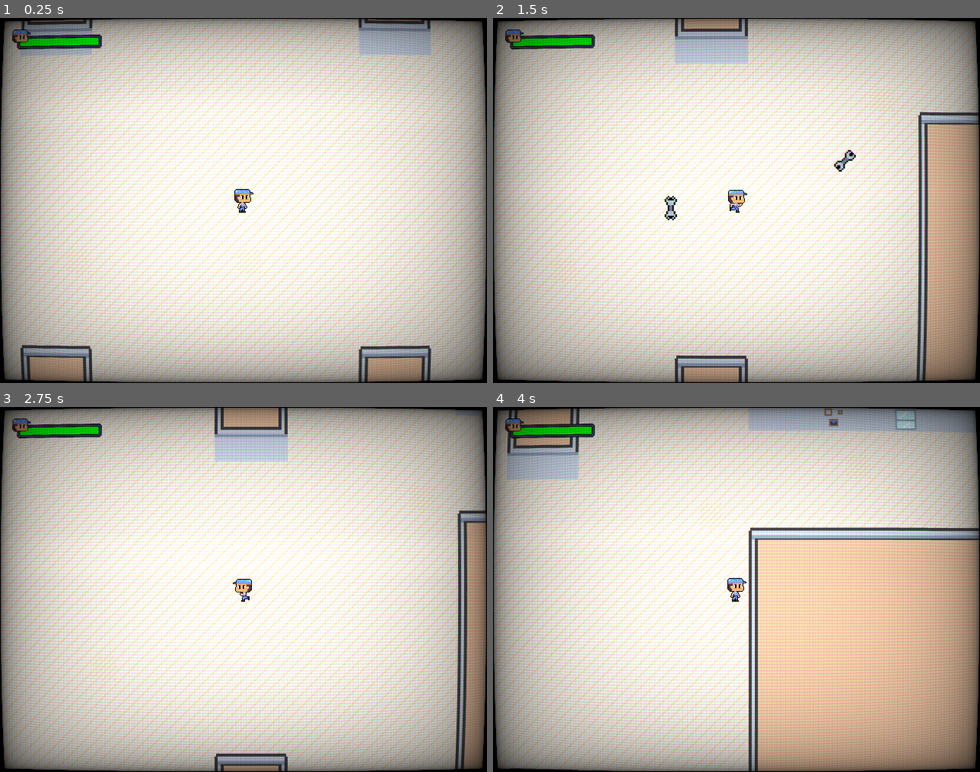
Above: before the commit, frames 1-4 (two rows, left to right).
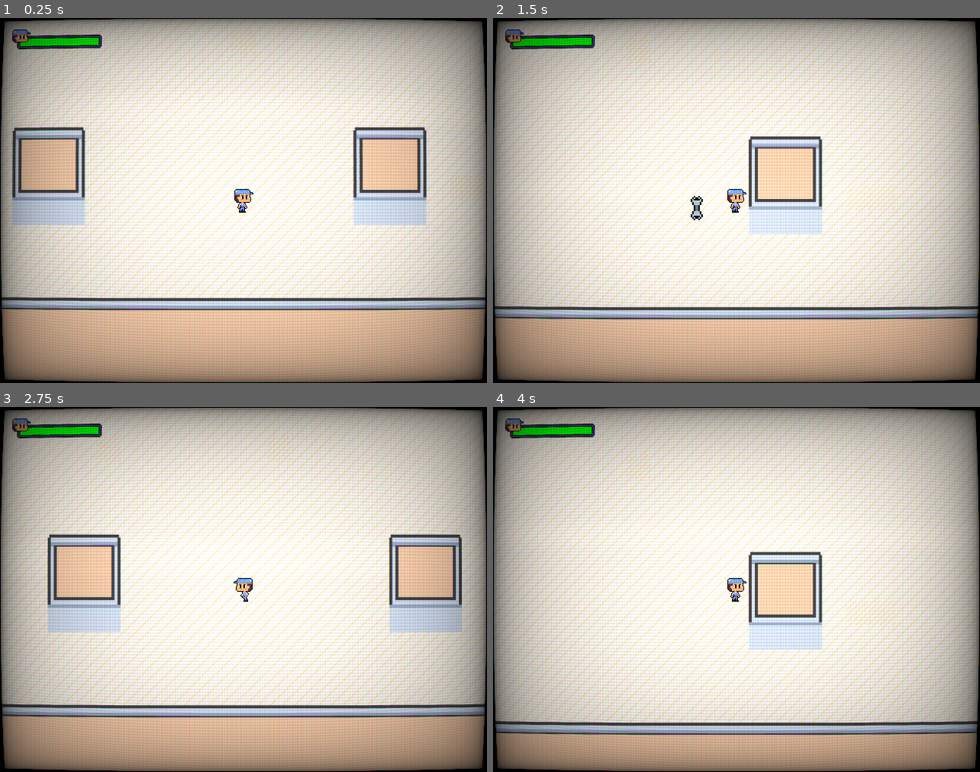
Above: after the commit, the same moments.

Repository: EncryptedCow/AGJ24
Game: Godot game, scene res://scenes/cabinets/cabinet4/cabinet4.tscn
Two runs of this game, one before a commit and one after it. Both use one fixed random seed, a clock stepped at 60 frames per second and the inputs below. This scene is started directly instead of the project's main scene.
Inputs (mouse positions are in pixels of both pictures, inside the frame that each line leads up to):
- Up to frame 1 (0.25 s): no input
- Up to frame 2 (1.5 s): tap Enter at 0.5 s; move the mouse to (843, 182) at 0.52 s; press the mouse at (843, 182) at 0.53 s; hold D (move_right) from 0.53 s (still down); tap W (move_up) at 0.77 s; move the mouse to (639, 218) at 1.27 s; release the mouse at (639, 218) at 1.28 s; click (639, 218) at 1.35 s
- Up to frame 3 (2.75 s): tap W (move_up) at 1.52 s; move the mouse to (292, 509) at 2.02 s; release D (move_right) at 2.03 s; press the mouse at (292, 509) at 2.03 s; hold A (move_left) from 2.03 s (still down)
- Up to frame 4 (4 s): move the mouse to (712, 662) at 2.77 s; release A (move_left) at 2.78 s; release the mouse at (712, 662) at 2.78 s; hold D (move_right) from 2.78 s (still down); click (712, 662) at 2.85 s; tap W (move_up) at 3.02, 3.77 s; move the mouse to (882, 644) at 3.52 s; press the mouse at (882, 644) at 3.53 s

The runs differ from the first frame. In frame 1, 45% of the frame differs, in the area x 0-100%, y 0-100%; in frame 2, 35%; in frame 3, 45%; in frame 4, 33%.

Commit message:
idk what godot is doing

Diff:
--- a/scenes/cabinets/cabinet4/cabinet4.tscn
+++ b/scenes/cabinets/cabinet4/cabinet4.tscn
@@ -1,9 +1,13 @@
-[gd_scene load_steps=7 format=3 uid="uid://bavxmgjadpbf2"]
+[gd_scene load_steps=11 format=3 uid="uid://bavxmgjadpbf2"]
 
 [ext_resource type="PackedScene" uid="uid://cwlqjvf75sjih" path="res://scenes/cabinets/base_level.tscn" id="1_p5iqx"]
 [ext_resource type="TileSet" uid="uid://bye8tkxnp114j" path="res://scenes/cabinets/cabinet4/cabinet4_tileset.tres" id="2_og8tv"]
 [ext_resource type="Script" path="res://components/level_death_dialogue.gd" id="3_dsg4l"]
 [ext_resource type="Resource" uid="uid://cm500xefdlkf7" path="res://dialogue_sequences/cabinet4_death.tres" id="4_j5152"]
+[ext_resource type="PackedScene" uid="uid://b078yo50hok5q" path="res://entities/tank_enemy.tscn" id="5_jrrq6"]
+[ext_resource type="Script" path="res://scenes/cabinets/cabinet4/enemy_pool.gd" id="5_pf341"]
+[ext_resource type="PackedScene" uid="uid://d17emb1tkh1vo" path="res://entities/enemies/melee_enemy.tscn" id="6_bs0m7"]
+[ext_resource type="PackedScene" uid="uid://dlsq5k1nakpn3" path="res://entities/enemies/ranged_enemy.tscn" id="7_mrx0m"]
 
 [sub_resource type="Gradient" id="Gradient_jp63h"]
 offsets = PackedFloat32Array(0)
@@ -20,7 +24,7 @@
 layer_0/tile_data = PackedInt32Array(-196614, 196608, 2, -131078, 196608, 2, -65542, 196608, 2, -6, 196608, 2, 65530, 1 …(78289 unchanged characters)…
 
 [node name="Player" parent="." index="2"]
-position = Vector2(8, 96)
+position = Vector2(16, 384)
 
 [node name="Sprite2D2" type="Sprite2D" parent="Player" index="8"]
 z_index = -1
@@ -30,3 +34,65 @@
 [node name="LevelDeathDialogue" type="Node" parent="." index="3"]
 script = ExtResource("3_dsg4l")
 death_sequence = ExtResource("4_j5152")
+
+[node name="EnemyPool" type="Node2D" parent="." index="4"]
+script = ExtResource("5_pf341")
+
+[node name="TankBoss" parent="EnemyPool" index="0" instance=ExtResource("5_jrrq6")]
+position = Vector2(8, -144)
+
+[node name="TankBoss2" parent="EnemyPool" index="1" node_paths=PackedStringArray("sprite", "move_timer", "range_attack_timer", "dash_attack_timer") instance=ExtResource("5_jrrq6")]
+position = Vector2(1432, -432)
+sprite = NodePath("../TankBoss/Sprite2D")
+move_timer = NodePath("../TankBoss/MovementTimer")
+range_attack_timer = NodePath("../TankBoss/RangeAttackTimer")
+dash_attack_timer = NodePath("../TankBoss/DashTimer")
+
+[node name="TankBoss3" parent="EnemyPool" index="2" node_paths=PackedStringArray("sprite", "move_timer", "range_attack_timer", "dash_attack_timer") instance=ExtResource("5_jrrq6")]
+position = Vector2(576, 1136)
+sprite = NodePath("../TankBoss/Sprite2D")
+move_timer = NodePath("../TankBoss/MovementTimer")
+range_attack_timer = NodePath("../TankBoss/RangeAttackTimer")
+dash_attack_timer = NodePath("../TankBoss/DashTimer")
+
+[node name="TankBoss4" parent="EnemyPool" index="3" node_paths=PackedStringArray("sprite", "move_timer", "range_attack_timer", "dash_attack_timer") instance=ExtResource("5_jrrq6")]
+position = Vector2(568, 1472)
+sprite = NodePath("../TankBoss/Sprite2D")
+move_timer = NodePath("../TankBoss/MovementTimer")
+range_attack_timer = NodePath("../TankBoss/RangeAttackTimer")
+dash_attack_timer = NodePath("../TankBoss/DashTimer")
+
+[node name="TankBoss5" parent="EnemyPool" index="4" node_paths=PackedStringArray("sprite", "move_timer", "range_attack_timer", "dash_attack_timer") instance=ExtResource("5_jrrq6")]
+position = Vector2(2256, 784)
+sprite = NodePath("../TankBoss/Sprite2D")
+move_timer = NodePath("../TankBoss/MovementTimer")
+range_attack_timer = NodePath("../TankBoss/RangeAttackTimer")
+dash_attack_timer = NodePath("../TankBoss/DashTimer")
+
+[node name="TankBoss6" parent="EnemyPool" index="5" node_paths=PackedStringArray("sprite", "move_timer", "range_attack_timer", "dash_attack_timer") instance=ExtResource("5_jrrq6")]
+position = Vector2(2520, 1176)
+sprite = NodePath("../TankBoss/Sprite2D")
+move_timer = NodePath("../TankBoss/MovementTimer")
+range_attack_timer = NodePath("../TankBoss/RangeAttackTimer")
+dash_attack_timer = NodePath("../TankBoss/DashTimer")
+
+[node name="MeleeEnemy" parent="EnemyPool" index="6" instance=ExtResource("6_bs0m7")]
+position = Vector2(2136, 1288)
+
+[node name="MeleeEnemy2" parent="EnemyPool" index="7" instance=ExtResource("6_bs0m7")]
+position = Vector2(2632, 736)
+
+[node name="MeleeEnemy3" parent="EnemyPool" index="8" instance=ExtResource("6_bs0m7")]
+position = Vector2(2272, 624)
+
+[node name="MeleeEnemy4" parent="EnemyPool" index="9" instance=ExtResource("6_bs0m7")]
+position = Vector2(2632, 1288)
+
+[node name="RangedEnemy" parent="EnemyPool" index="10" instance=ExtResource("7_mrx0m")]
+position = Vector2(2688, 944)
+
+[node name="RangedEnemy2" parent="EnemyPool" index="11" instance=ExtResource("7_mrx0m")]
+position = Vector2(2432, 1312)
+
+[node name="RangedEnemy3" parent="EnemyPool" index="12" instance=ExtResource("7_mrx0m")]
+position = Vector2(2040, 712)
--- /dev/null
+++ b/scenes/cabinets/cabinet4/enemy_pool.gd
@@ -0,0 +1,9 @@
+extends Node2D
+
+func _ready() -> void:
+	for child in get_children():
+		child.tree_exited.connect(func():
+			if get_child_count() == 0:
+				Global.dialogue_sequence = load("res://dialogue_sequences/cabinet4_complete.tres")
+				get_tree().change_scene_to_packed.call_deferred(Global.arcade_scene)
+		)
Not shown: 1 places in entities/heal_pickup.tscn that only renumber resources
Not shown: 1 places in scenes/cabinets/cabinet3/cabinet3.tscn that only renumber resources
